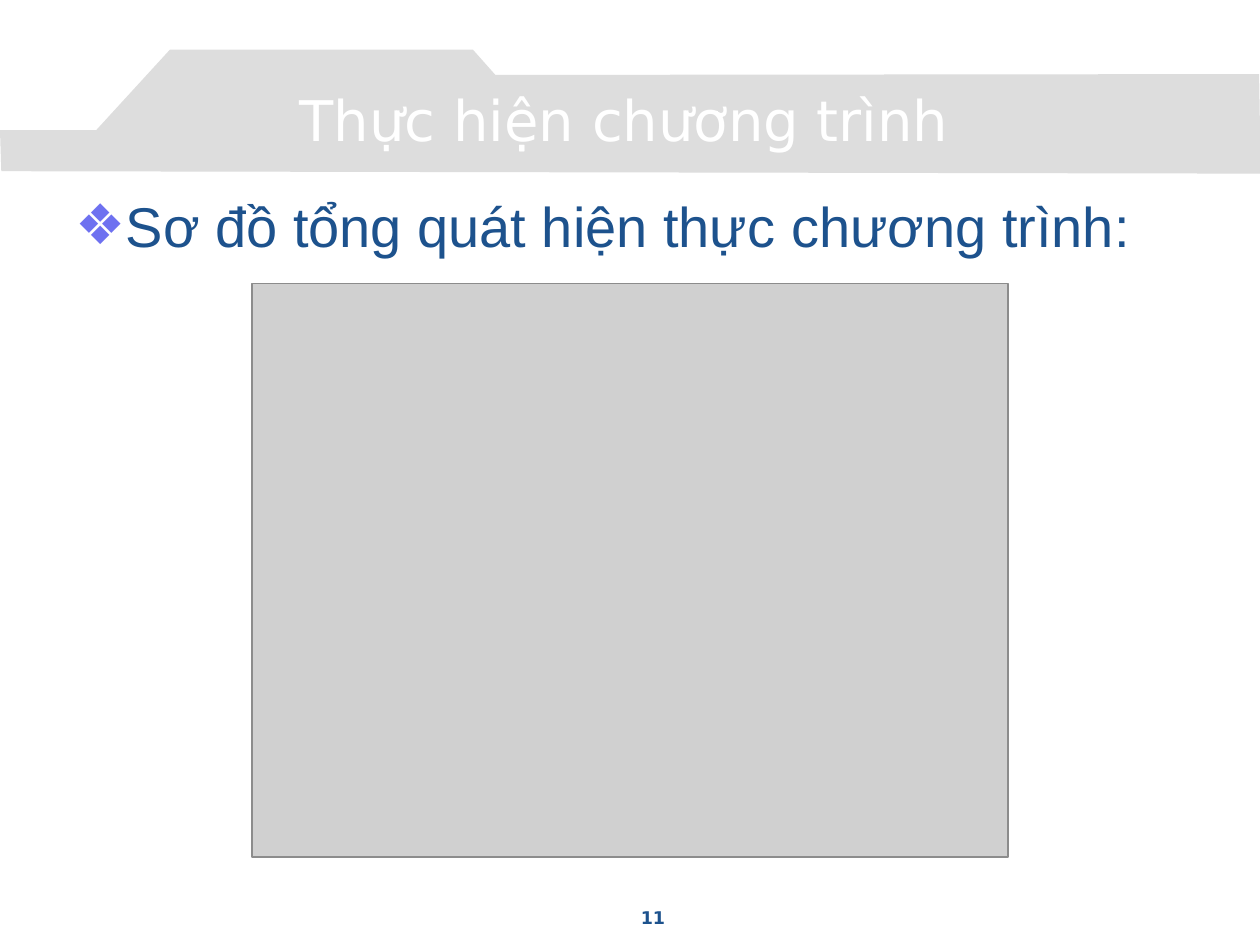
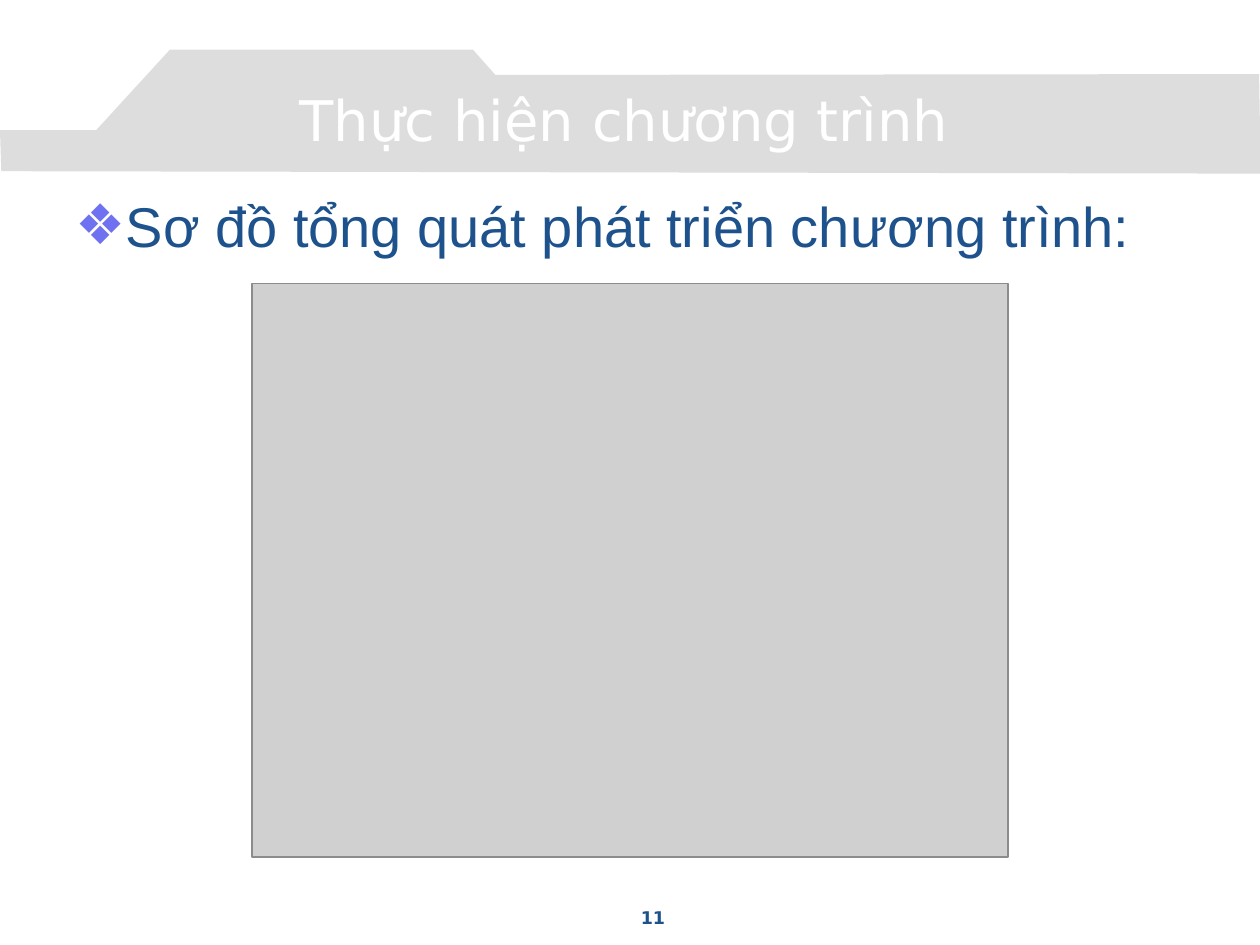
Before and after one commit to congcuong-cse/autotesting-lvtn, a slide deck: slide 11 of Document/Presentation.pptx. Drawn at 1260x945 pixels with LibreOffice and Linux fonts; fonts in the diff are those of the drawing; grey boxes stand for pictures; background and template pictures are left out. Boxes give left, top, right and bottom in pixels: in the first picture for what was removed or moved away, otherwise in the second. Text is boxed around its words. In the diff, an @@ line names an element or a change of style, - is before the commit and + after.

```diff
--- a/Document/Presentation.pptx
+++ b/Document/Presentation.pptx
@@ text at bbox=[126, 203, 1129, 258]: text changed @@
-❖ Sơ đồ tổng quát hiện thực chương trình:
+❖ Sơ đồ tổng quát phát triển chương trình:
```
Also in this commit, not shown: 3 other slides changed, 1 slide added, 1 slide removed.
